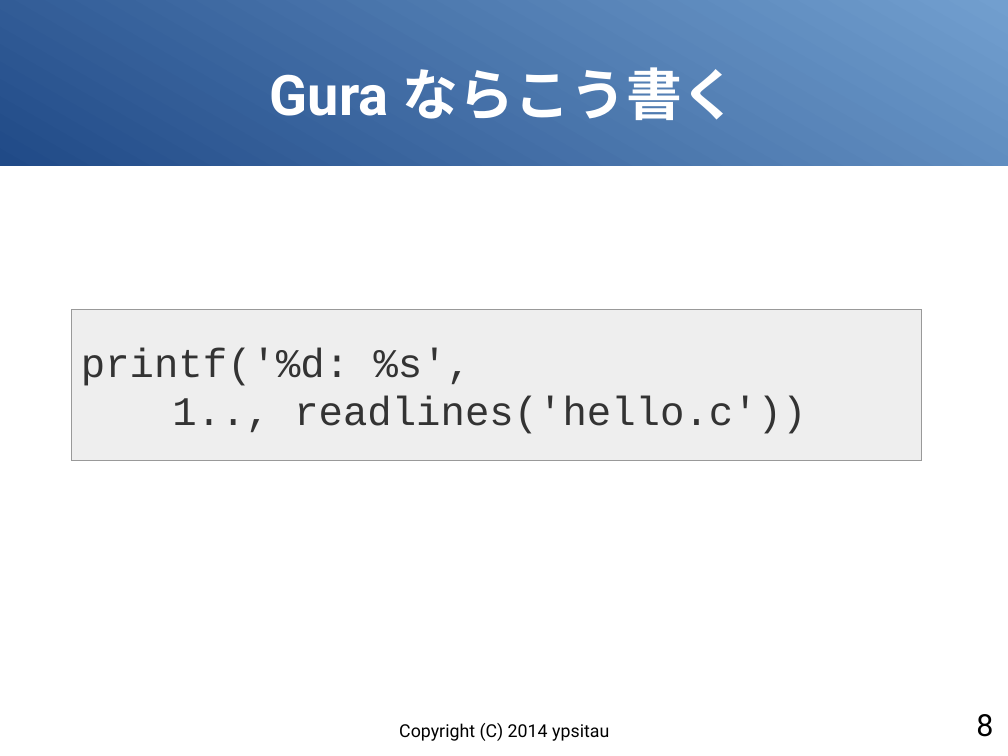
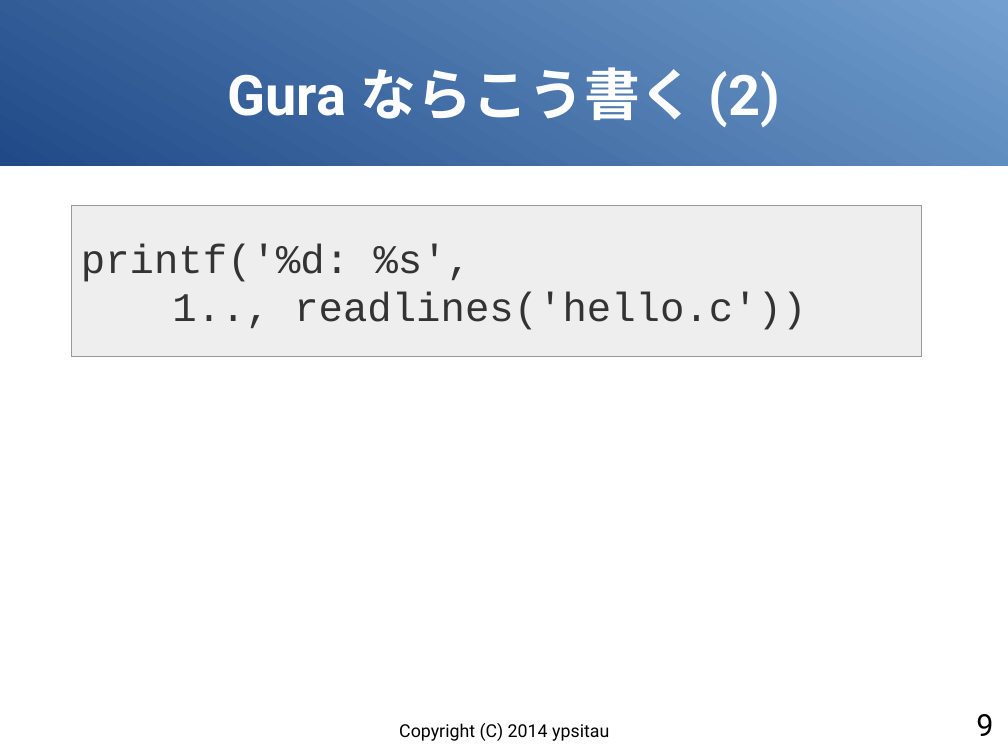
Before and after one commit to gura-lang/gura-doc, a slide deck: slide 9 of presentation/gura-introduction.odp (slide 8 before the commit). Drawn at 1008x756 pixels with LibreOffice and Linux fonts; fonts in the diff are those of the drawing. Boxes give left, top, right and bottom in pixels: in the first picture for what was removed or moved away, otherwise in the second. Text is boxed around its words. In the diff, an @@ line names an element or a change of style, - is before the commit and + after.

```diff
--- a/presentation/gura-introduction.odp
+++ b/presentation/gura-introduction.odp
@@ title at (x1=228, y1=67, x2=780, y2=127): text changed @@
-Gura ならこう書く
+Gura ならこう書く (2)
@@ rectangle "printf('%d: %s'," moved from (x1=72, y1=310, x2=922, y2=461) to (x1=72, y1=206, x2=922, y2=357) @@
@@ page number at (x1=976, y1=714, x2=993, y2=736): text changed @@
-8
+9
```
Also in this commit, not shown: 4 other slides changed, 2 slides added.
